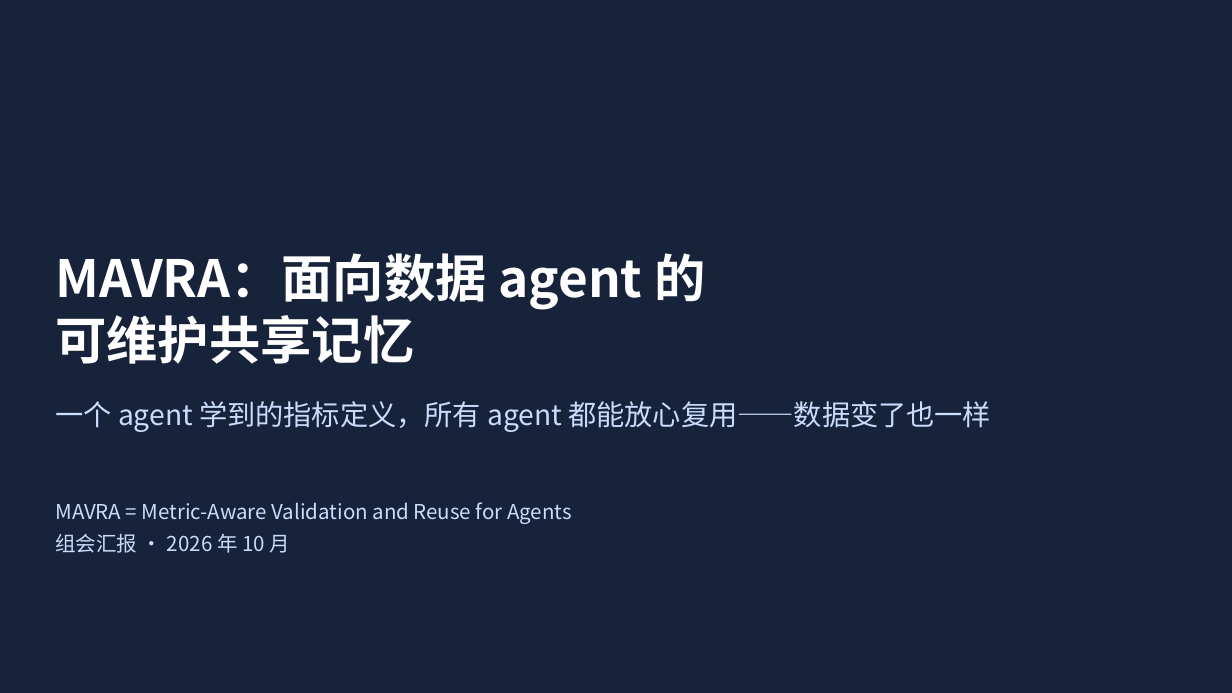
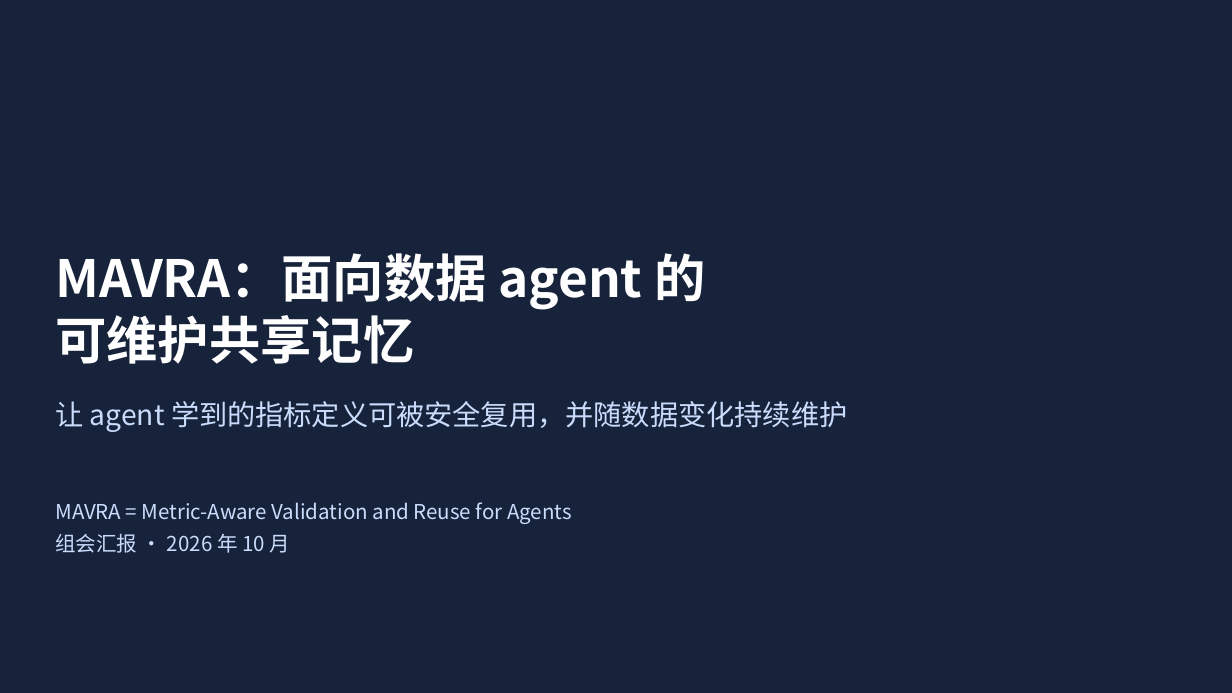
Before and after one commit to mmmttt000045/agent4db-adapter, a slide deck: slide 1 of docs/mavra-system.pptx. Drawn at 1232x693 pixels with LibreOffice and Linux fonts; fonts in the diff are those of the drawing. Boxes give left, top, right and bottom in pixels: in the first picture for what was removed or moved away, otherwise in the second. Text is boxed around its words. In the diff, an @@ line names an element or a change of style, - is before the commit and + after.

```diff
--- a/docs/mavra-system.pptx
+++ b/docs/mavra-system.pptx
@@ text at box(55, 401, 847, 432): text changed @@
-一个 agent 学到的指标定义，所有 agent 都能放心复用——数据变了也一样
+让 agent 学到的指标定义可被安全复用，并随数据变化持续维护
```
Also in this commit, not shown: 7 other slides changed, 12 other files.
